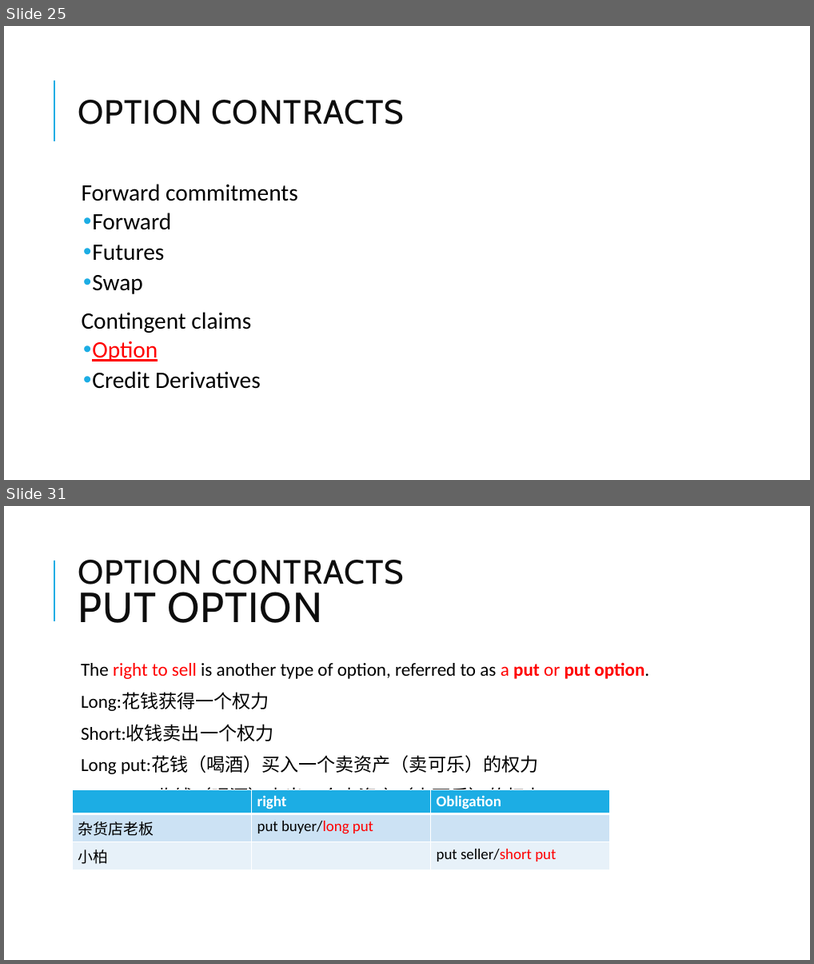
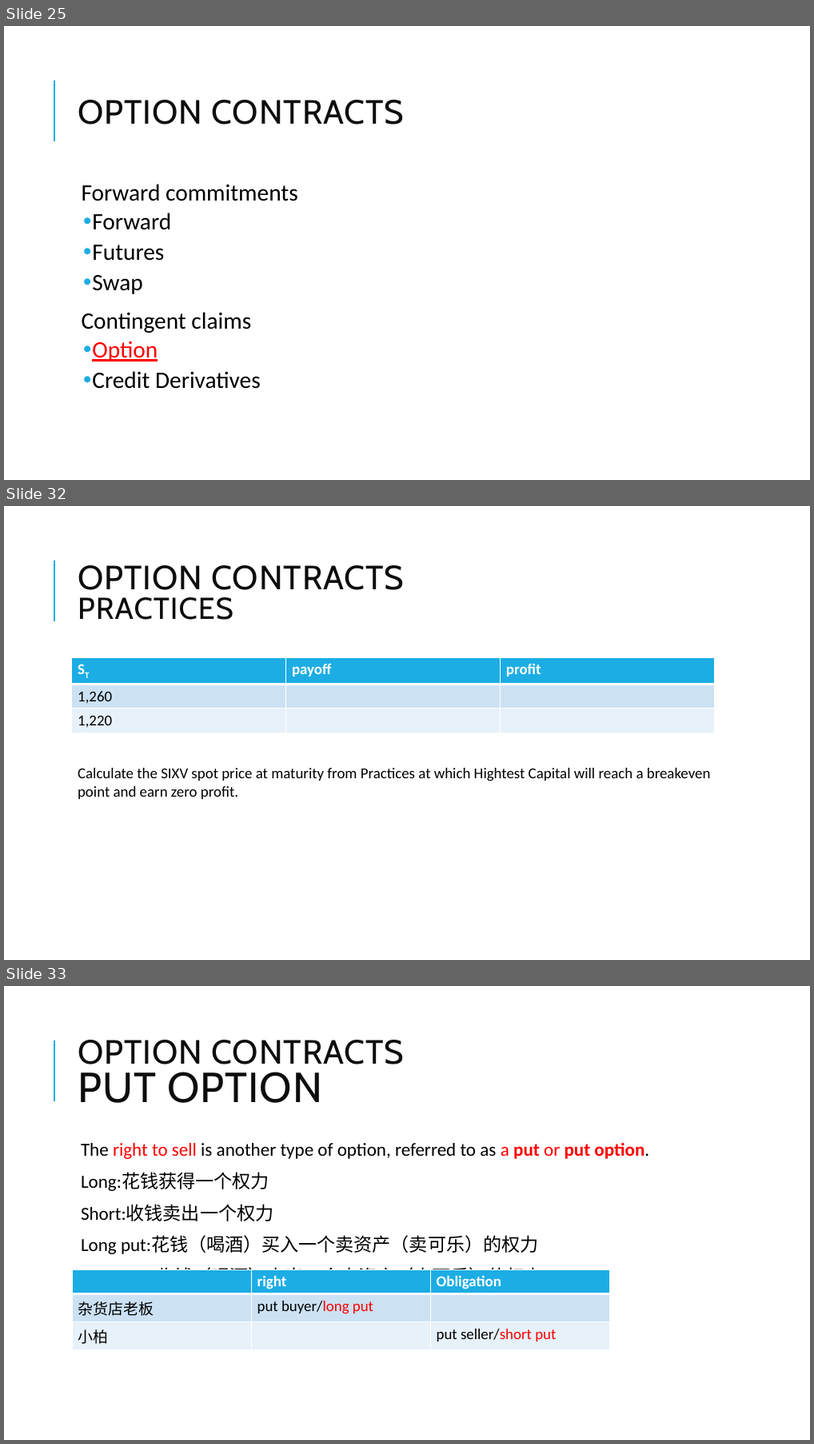
Before and after one commit to Isco0530/data, a slide deck: Derivatives.pptx. Shown one above the other, each under a label of ours: slides 25 and 31 before the commit, slides 25, 32 and 33 after it; the slides between them are not shown. The pictures are 814x964 and 814x1444 pixels, drawn with LibreOffice and Linux fonts; fonts in the diff are those of the drawing. Boxes give left, top, right and bottom in pixels: in the first picture for what was removed or moved away, otherwise in the second. Text is boxed around its words. In the diff, an @@ line names an element or a change of style, - is before the commit and + after.

```diff
--- a/Derivatives.pptx
+++ b/Derivatives.pptx
@@ slide 32 added at (4, 506, 810, 960), background #FFFFFF; not listed: 1 template element that a slide beside it also shows @@
@@ title added at (78, 565, 405, 620), 40 pt, text #0D0D0D @@
+OPTION CONTRACTS
+PRACTICES
@@ table added at (72, 657, 714, 731), 3 rows, 3 columns @@
+ST | payoff | profit
+1,260 |  | 
+1,220 |  | 
@@ text added at (78, 768, 711, 799), 18 pt, text #000000 @@
+Calculate the SIXV spot price at maturity from Practices at which Hightest Capital will reach a breakeven point and earn zero profit.
@@ what was slide 31 is now slide 33 @@
```
Also in this commit, not shown: 12 slides changed, 1 other slide added.
